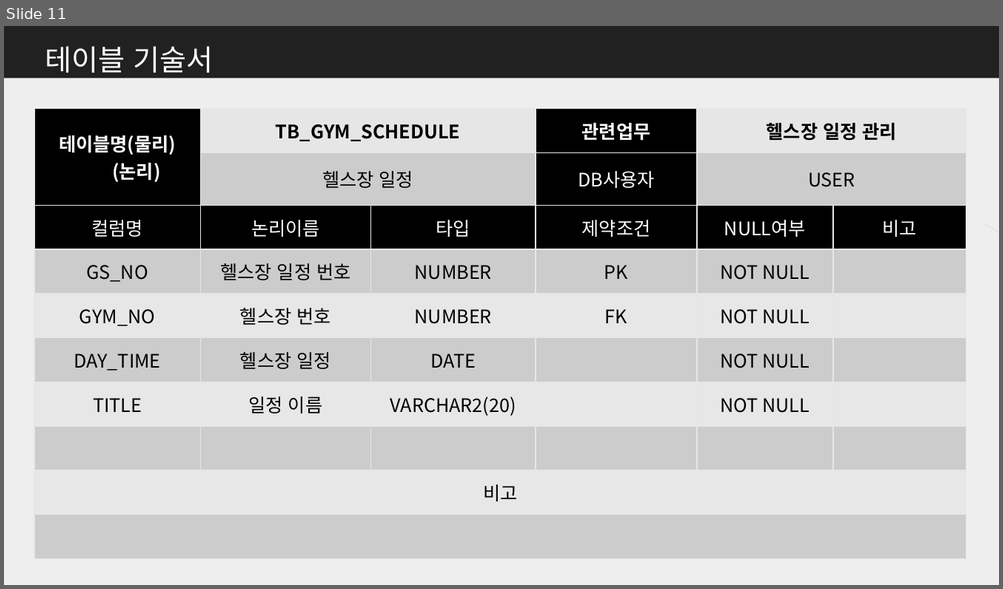
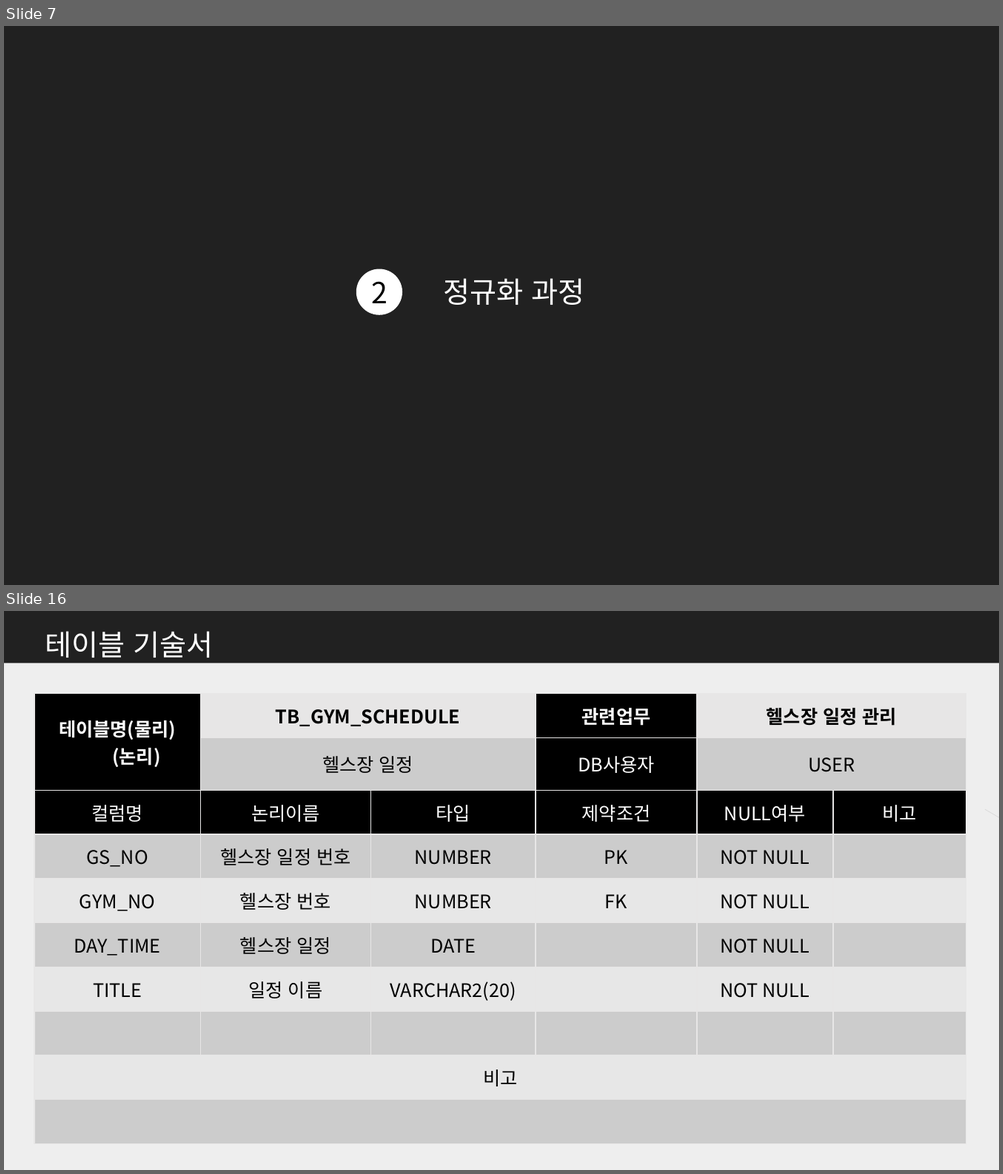
Before and after one commit to me0768/KHFinalProject, a slide deck: 보고서/DataBase설계서_Final_Project.pptx. Shown one above the other, each under a label of ours: slide 11 before the commit, slides 7 and 16 after it; the slides between them are not shown. The pictures are 1003x589 and 1003x1174 pixels, drawn with LibreOffice and Linux fonts; fonts in the diff are those of the drawing. Boxes give left, top, right and bottom in pixels: in the first picture for what was removed or moved away, otherwise in the second. Text is boxed around its words. In the diff, an @@ line names an element or a change of style, - is before the commit and + after.

```diff
--- a/보고서/DataBase설계서_Final_Project.pptx
+++ b/보고서/DataBase설계서_Final_Project.pptx
@@ slide 7 added at (x1=4, y1=26, x2=999, y2=585), background #212121 @@
@@ ellipse added at (x1=356, y1=269, x2=402, y2=315), fill #FFFFFF, 28 pt, text #000000 @@
+2
@@ text added at (x1=444, y1=278, x2=585, y2=305), 28 pt, text #FFFFFF @@
+정규화 과정
@@ what was slide 11 is now slide 16 @@
```
Also in this commit, not shown: 4 slides changed, 4 other slides added.
